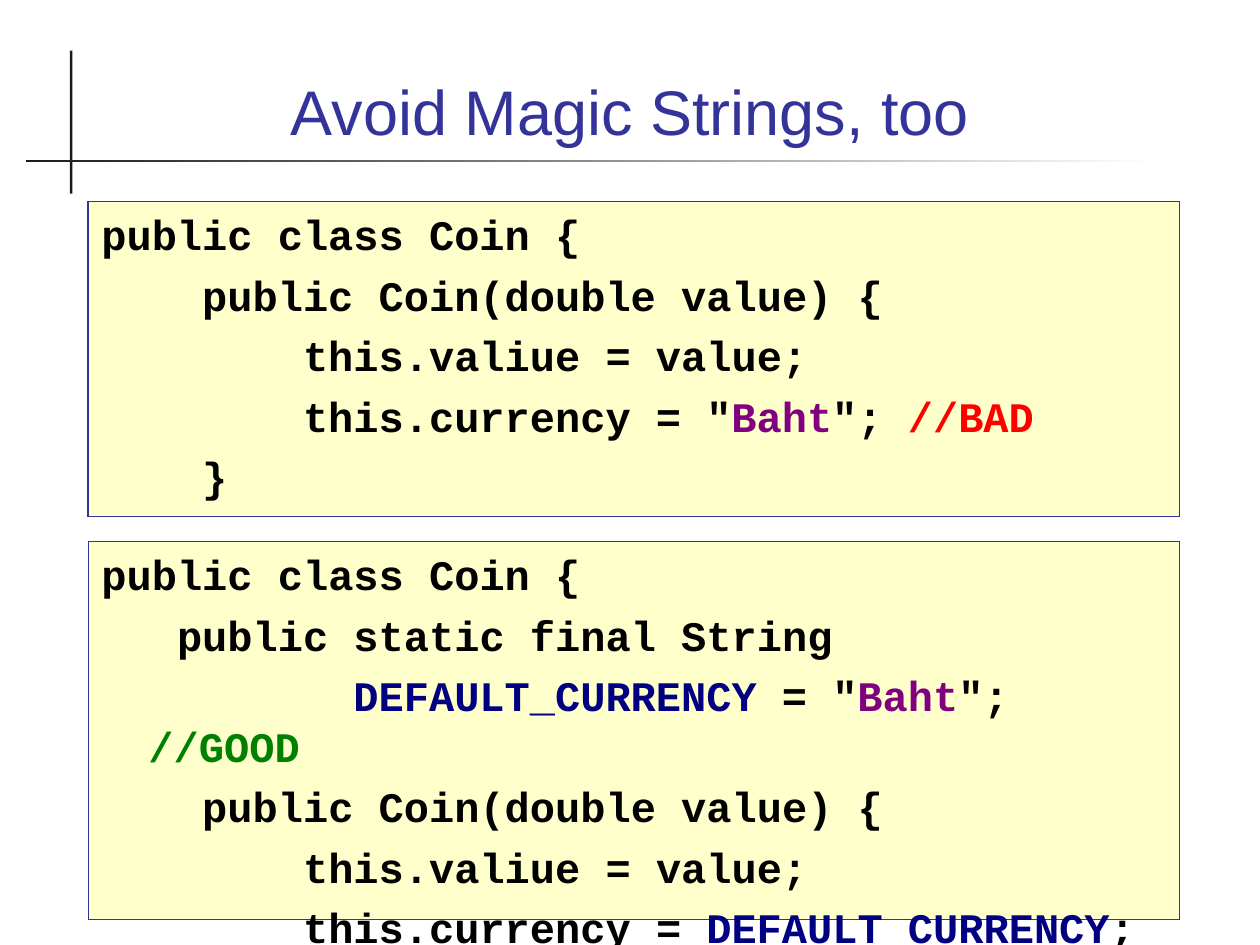
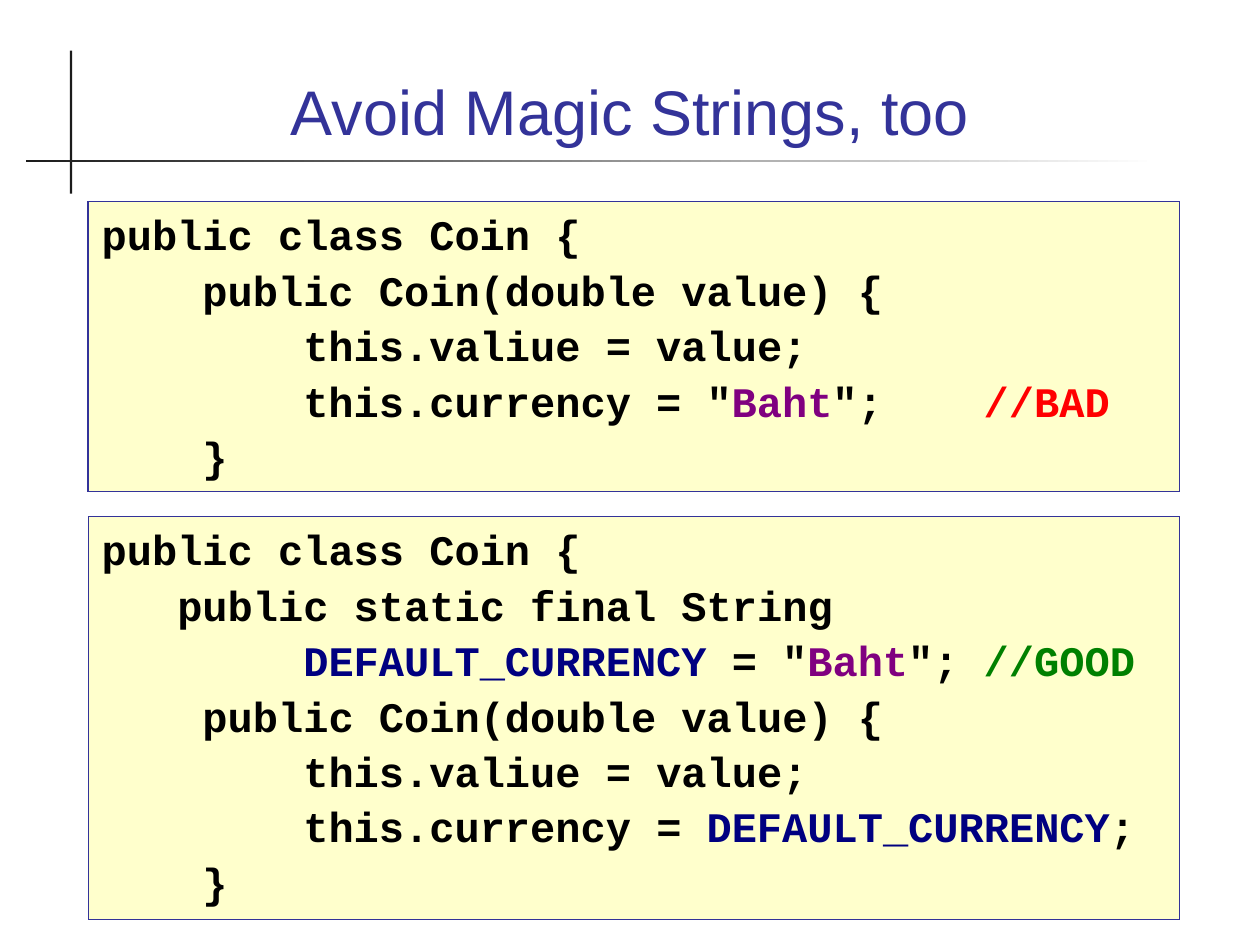
Before and after one commit to skeoop/skeoop.github.io, a slide deck: slide 22 of week5/Coding-Guidelines.ppt. Drawn at 1260x945 pixels with LibreOffice and Linux fonts; fonts in the diff are those of the drawing. Boxes give left, top, right and bottom in pixels: in the first picture for what was removed or moved away, otherwise in the second. Text is boxed around its words. In the diff, an @@ line names an element or a change of style, - is before the commit and + after.

```diff
--- a/week5/Coding-Guidelines.ppt
+++ b/week5/Coding-Guidelines.ppt
@@ text "public class Coin {" at [88, 202, 1179, 491]: less space between paragraphs @@
@@ text "public class Coin {": place and size @@
-text "public class Coin {" at [88, 202, 1179, 517]
+text "public class Coin {" at [88, 202, 1179, 491]
@@ rectangle "public class Coin {": place and size @@
-rectangle "public class Coin {" at [88, 542, 1179, 920]
+rectangle "public class Coin {" at [88, 517, 1179, 920]
@@ rectangle "public class Coin {" at [88, 517, 1179, 920]: less space between paragraphs @@
```
Also in this commit, not shown: 9 other slides changed, 16 other files.
